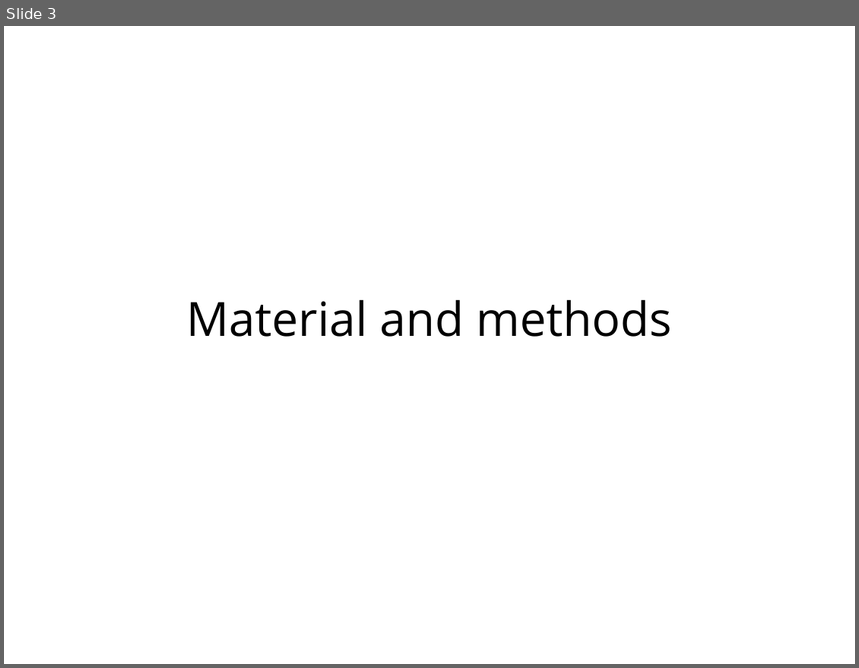
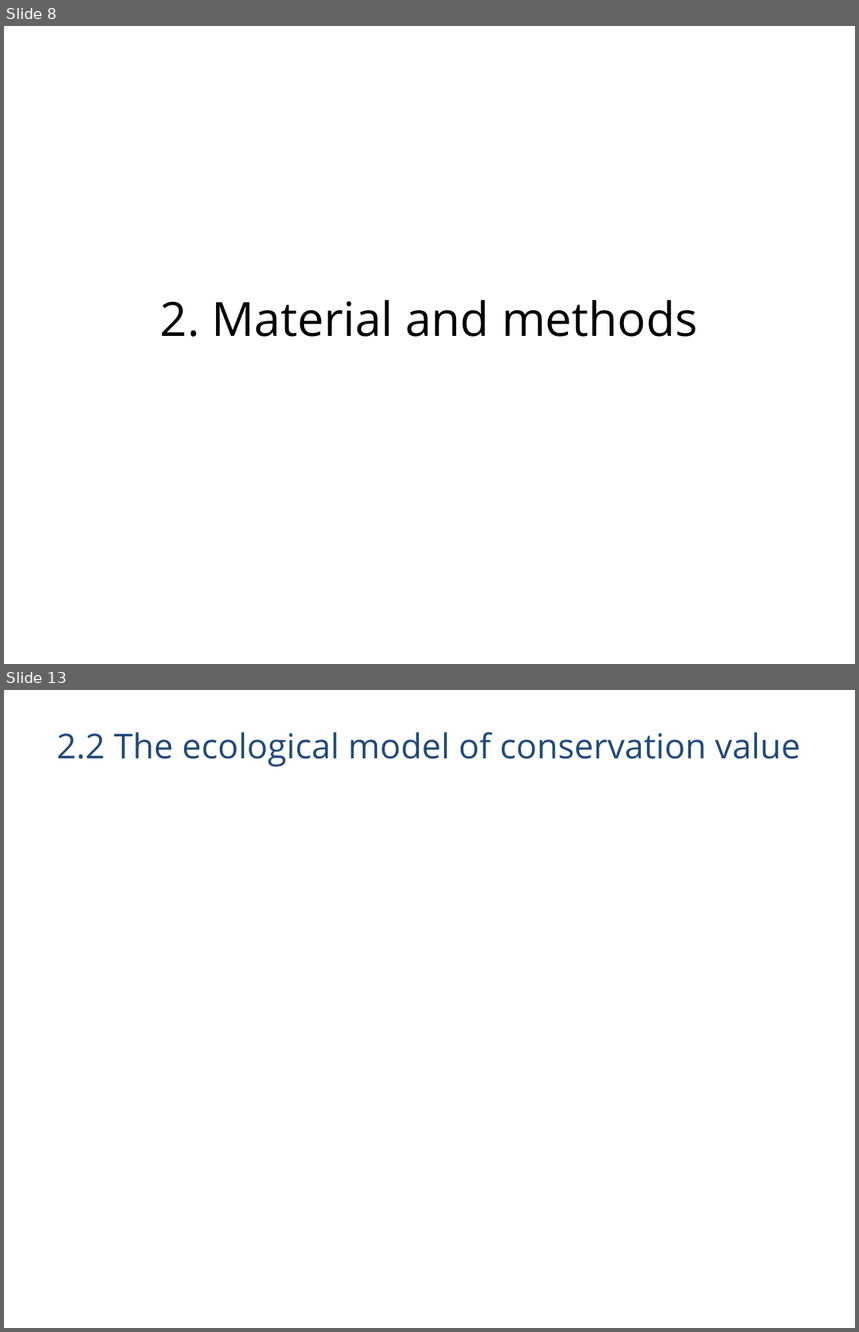
Before and after one commit to jlehtoma/validityms, a slide deck: reports/validity_ms_outline.ppt. Shown one above the other, each under a label of ours: slide 3 before the commit, slides 8 and 13 after it; the slides between them are not shown. The pictures are 859x668 and 859x1332 pixels, drawn with LibreOffice and Linux fonts; fonts in the diff are those of the drawing. Boxes give left, top, right and bottom in pixels: in the first picture for what was removed or moved away, otherwise in the second. Text is boxed around its words. In the diff, an @@ line names an element or a change of style, - is before the commit and + after.

```diff
--- a/reports/validity_ms_outline.ppt
+++ b/reports/validity_ms_outline.ppt
@@ slide 13 added at bbox=[4, 690, 855, 1328], background #FFFFFF @@
@@ title added at bbox=[56, 732, 800, 767], 32 pt, text #1F497D @@
+2.2 The ecological model of conservation value
@@ what was slide 3 is now slide 8 @@
@@ slide 8 changed as well @@
@@ text at bbox=[161, 300, 698, 337]: text changed @@
-Material and methods
+2. Material and methods
```
Also in this commit, not shown: 3 other slides changed, 32 other slides added, 6 slides removed.
